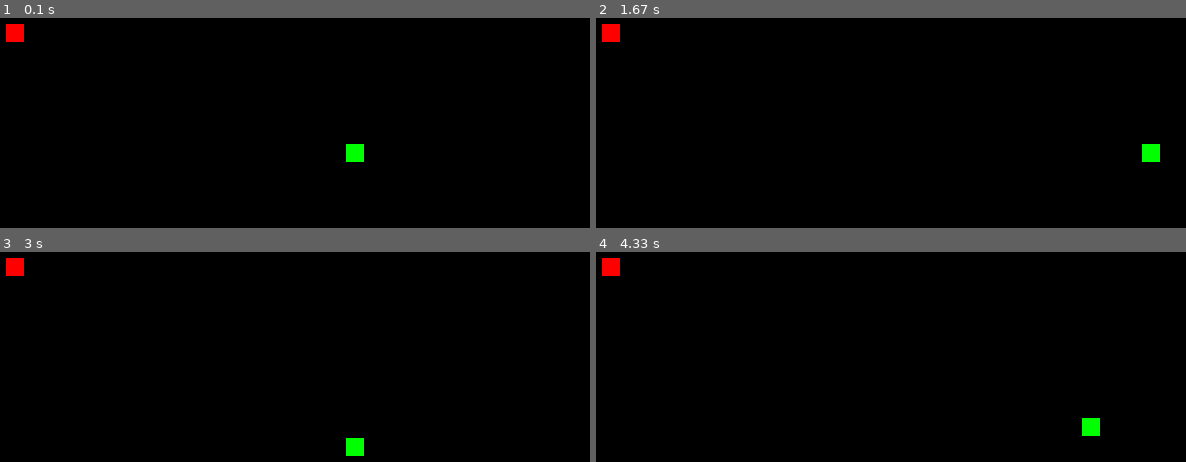
Above: before the commit, frames 1-4 (two rows, left to right).
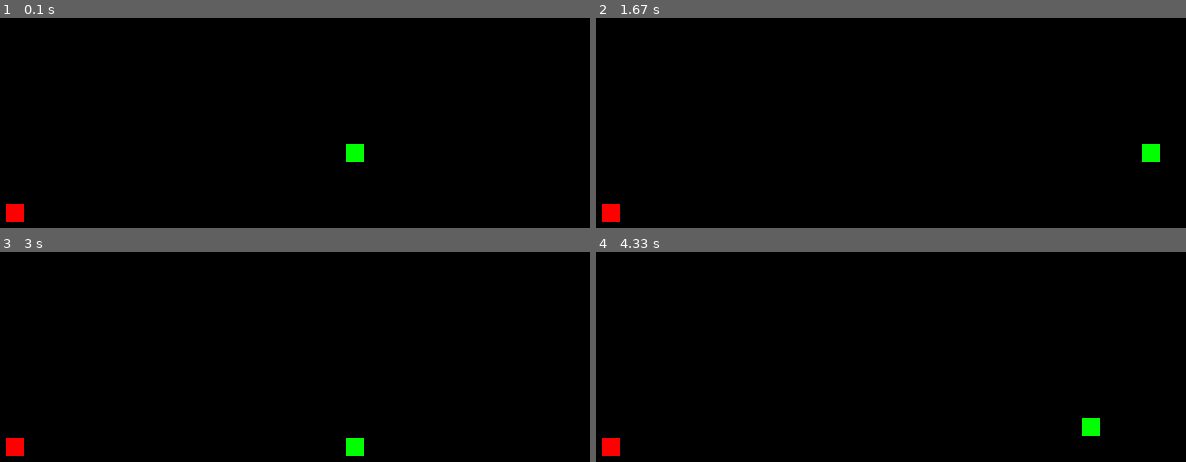
Above: after the commit, the same moments.

Repository: BlackCobra29-bit/Pygame-Snake-Game
Game: pygame game, started from pygame_snake.py
The game is run twice, just before and just after one commit, with the same random seed, the same clock (stepped at 60 frames per second) and the same inputs.
Inputs:
- Up to frame 1 (0.1 s): no input
- Up to frame 2 (1.67 s): hold Right 0.33-0.8 s; hold Up 0.83-1.13 s; hold Right 1.17-1.63 s
- Up to frame 3 (3 s): hold Left 1.67-2.2 s; hold Down 2.23-2.53 s; hold Left 2.57-2.97 s
- Up to frame 4 (4.33 s): hold Up 3-3.37 s; hold Right 3.4-4.03 s; hold Down from 4.07 s (still down)

The runs differ from the first frame. In frame 1, 0.5% of the frame differs, in the area x 1-5%, y 2-98%; in frame 2, 0.5%; in frame 3, 0.5%; in frame 4, 0.5%.

Commit message:
Update pygame_snake.py

Diff:
--- a/pygame_snake.py
+++ b/pygame_snake.py
@@ -18,88 +18,96 @@
 green = (0, 255, 0)
 red = (255, 0, 0)
 
-class Snake:
-    def __init__(self):
-        self.length = 1
-        self.positions = [((screen_width / 2), (screen_height / 2))]
-        self.direction = random.choice([(0, -1), (0, 1), (-1, 0), (1, 0)])  # Directions are stored as tuples
-        self.color = green
+def init_snake():
+    snake = {
+        "length": 1,
+        "positions": [((screen_width / 2), (screen_height / 2))],
+        "direction": random.choice([(0, -1), (0, 1), (-1, 0), (1, 0)]),
+        "color": green
+    }
+    return snake
 
-    def get_head_position(self):
-        return self.positions[0]
+def get_head_position(snake):
+    return snake["positions"][0]
 
-    def turn(self, point):
-        if self.length > 1 and (point[0] * -1, point[1] * -1) == self.direction:
-            return
-        else:
-            self.direction = point
+def turn(snake, point):
+    if snake["length"] > 1 and (point[0] * -1, point[1] * -1) == snake["direction"]:
+        return snake
+    else:
+        snake["direction"] = point
+    return snake
 
-    def move(self):
-        cur = self.get_head_position()
-        x, y = self.direction  # Now it's safe to unpack direction
-        new = (((cur[0] + (x * cell_size)) % screen_width), (cur[1] + (y * cell_size)) % screen_height)
-        if len(self.positions) > 2 and new in self.positions[2:]:
-            return True  # Game over
-        else:
-            self.positions.insert(0, new)
-            if len(self.positions) > self.length:
-                self.positions.pop()
+def move_snake(snake):
+    cur = get_head_position(snake)
+    x, y = snake["direction"]
+    new = (((cur[0] + (x * cell_size)) % screen_width), (cur[1] + (y * cell_size)) % screen_height)
 
-    def reset(self):
-        self.length = 1
-        self.positions = [((screen_width / 2), (screen_height / 2))]
-        self.direction = random.choice([(0, -1), (0, 1), (-1, 0), (1, 0)])  # Reset direction randomly
+    if len(snake["positions"]) > 2 and new in snake["positions"][2:]:
+        return True, snake  # Game over
+    else:
+        snake["positions"].insert(0, new)
+        if len(snake["positions"]) > snake["length"]:
+            snake["positions"].pop()
+        return False, snake
 
-    def draw(self, surface):
-        for p in self.positions:
-            r = pygame.Rect((p[0], p[1]), (cell_size, cell_size))
-            pygame.draw.rect(surface, self.color, r)
-            pygame.draw.rect(surface, black, r, 1)
+def reset_snake():
+    return init_snake()
 
-    def handle_keys(self):
-        for event in pygame.event.get():
-            if event.type == pygame.QUIT:
-                pygame.quit()
-            elif event.type == pygame.KEYDOWN:
-                if event.key == pygame.K_q:
-                    pygame.quit()
-                elif event.key == pygame.K_UP:
-                    self.turn((0, -1))
-                elif event.key == pygame.K_DOWN:
-                    self.turn((0, 1))
-                elif event.key == pygame.K_LEFT:
-                    self.turn((-1, 0))
-                elif event.key == pygame.K_RIGHT:
-                    self.turn((1, 0))
-
-class Food:
-    def __init__(self):
-        self.position = (0, 0)
-        self.color = red
-        self.randomize_position()
-
-    def randomize_position(self):
-        self.position = (random.randint(0, grid_width-1) * cell_size, random.randint(0, grid_height-1) * cell_size)
-
-    def draw(self, surface):
-        r = pygame.Rect((self.position[0], self.position[1]), (cell_size, cell_size))
-        pygame.draw.rect(surface, self.color, r)
+def draw_snake(surface, snake):
+    for p in snake["positions"]:
+        r = pygame.Rect((p[0], p[1]), (cell_size, cell_size))
+        pygame.draw.rect(surface, snake["color"], r)
         pygame.draw.rect(surface, black, r, 1)
 
+def handle_keys(snake):
+    for event in pygame.event.get():
+        if event.type == pygame.QUIT:
+            pygame.quit()
+        elif event.type == pygame.KEYDOWN:
+            if event.key == pygame.K_q:
+                pygame.quit()
+            elif event.key == pygame.K_UP:
+                snake = turn(snake, (0, -1))
+            elif event.key == pygame.K_DOWN:
+                snake = turn(snake, (0, 1))
+            elif event.key == pygame.K_LEFT:
+                snake = turn(snake, (-1, 0))
+            elif event.key == pygame.K_RIGHT:
+                snake = turn(snake, (1, 0))
+    return snake
+
+def init_food():
+    food = {
+        "position": (0, 0),
+        "color": red
+    }
+    return randomize_food_position(food)
+
+def randomize_food_position(food):
+    food["position"] = (random.randint(0, grid_width - 1) * cell_size,
+                        random.randint(0, grid_height - 1) * cell_size)
+    return food
+
+def draw_food(surface, food):
+    r = pygame.Rect((food["position"][0], food["position"][1]), (cell_size, cell_size))
+    pygame.draw.rect(surface, food["color"], r)
+    pygame.draw.rect(surface, black, r, 1)
 
 def display_game_over(score):
     font = pygame.font.SysFont(None, 48)
     game_over_text = font.render("Game Over!", True, white)
     score_text = font.render(f"Your score: {score}", True, white)
-    screen.blit(game_over_text, (screen_width // 2 - game_over_text.get_width() // 2, screen_height // 2 - game_over_text.get_height() // 2 - 50))
-    screen.blit(score_text, (screen_width // 2 - score_text.get_width() // 2, screen_height // 2 - score_text.get_height() // 2 + 50))
+    screen.blit(game_over_text, (screen_width // 2 - game_over_text.get_width() // 2,
+                                 screen_height // 2 - game_over_text.get_height() // 2 - 50))
+    screen.blit(score_text, (screen_width // 2 - score_text.get_width() // 2,
+                             screen_height // 2 - score_text.get_height() // 2 + 50))
     pygame.display.update()
     pygame.time.wait(2000)
 
 def main():
     # Game objects
-    snake = Snake()
-    food = Food()
+    snake = init_snake()
+    food = init_food()
 
     clock = pygame.time.Clock()
     score = 0
@@ -110,20 +118,20 @@
         screen.fill(black)  # Set background color to black
 
         # Handle events
-        snake.handle_keys()
-        game_over = snake.move()
+        snake = handle_keys(snake)
+        game_over, snake = move_snake(snake)
 
         if game_over:
             display_game_over(score)
             break
 
-        if snake.get_head_position() == food.position:
-            snake.length += 1
+        if get_head_position(snake) == food["position"]:
+            snake["length"] += 1
             score += 1
-            food.randomize_position()
+            food = randomize_food_position(food)
 
-        snake.draw(screen)
-        food.draw(screen)
+        draw_snake(screen, snake)
+        draw_food(screen, food)
 
         pygame.display.update()
         clock.tick(10)
